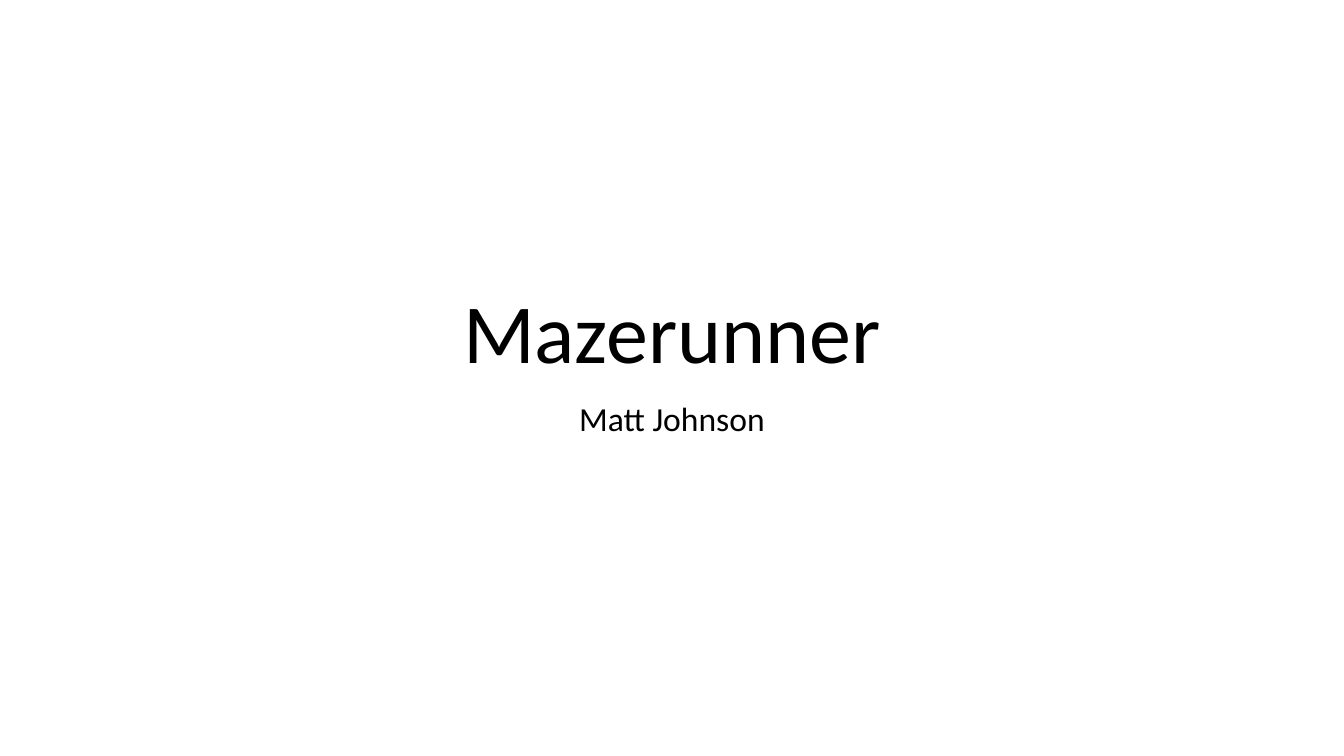
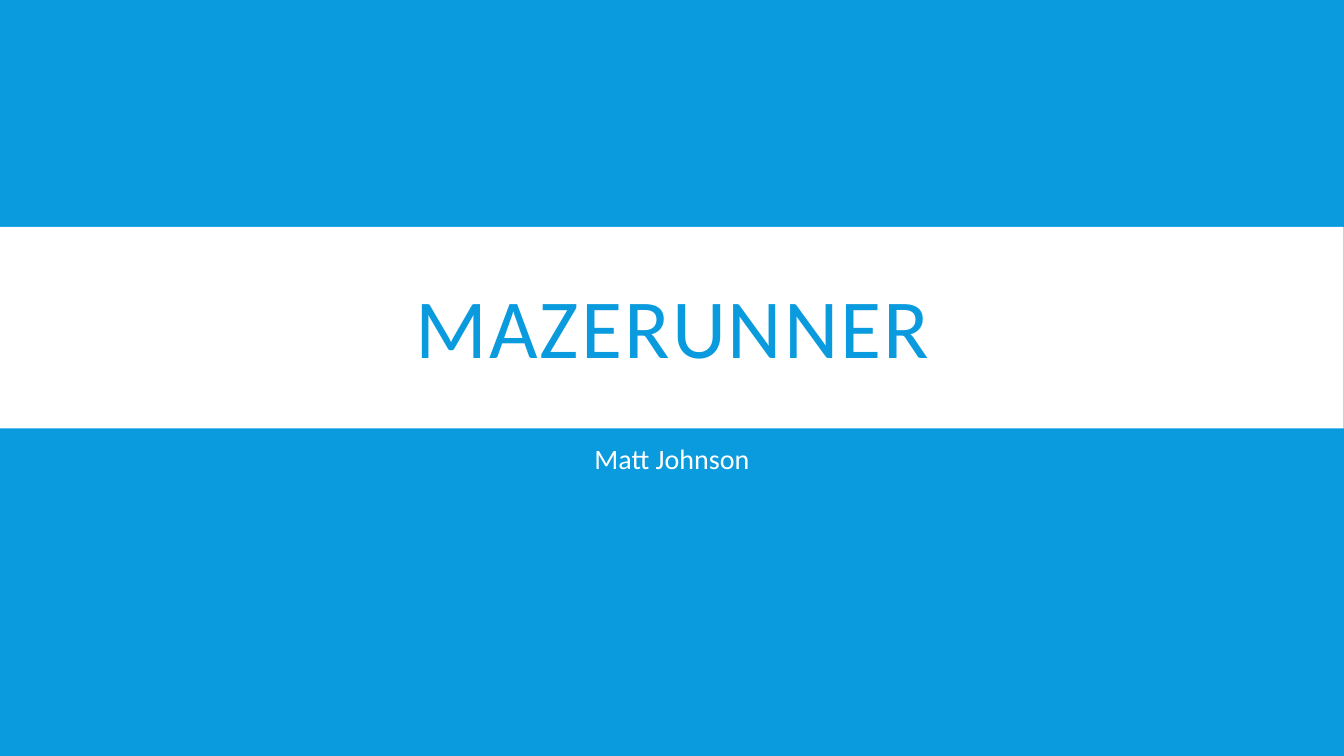
Before and after one commit to mattj122/MazeRunner, a slide deck: slide 1 of presen.pptx. Drawn at 1344x756 pixels with LibreOffice and Linux fonts; fonts in the diff are those of the drawing. Boxes give left, top, right and bottom in pixels: in the first picture for what was removed or moved away, otherwise in the second. Text is boxed around its words. In the diff, an @@ line names an element or a change of style, - is before the commit and + after.

```diff
--- a/presen.pptx
+++ b/presen.pptx
@@ background #FFFFFF to #099BDD @@
@@ rectangle added at box(0, 227, 1344, 429), fill #FFFFFF @@
@@ title "MAZERUNNER" at box(415, 304, 929, 359): vertical alignment bottom to middle @@
@@ title at box(415, 304, 929, 359): text changed; text colour #000000 to #099BDD @@
-Mazerunner
+MAZERUNNER
@@ subtitle "Matt Johnson": place and size @@
-subtitle "Matt Johnson" at box(579, 407, 765, 432)
+subtitle "Matt Johnson" at box(594, 449, 750, 470)
@@ subtitle "Matt Johnson" at box(594, 449, 750, 470): size 24 to 20 pt, text colour #000000 to #FFFFFF; more space between paragraphs @@
```
Also in this commit, not shown: 7 other slides changed, 1 slide added, 17 other files.
